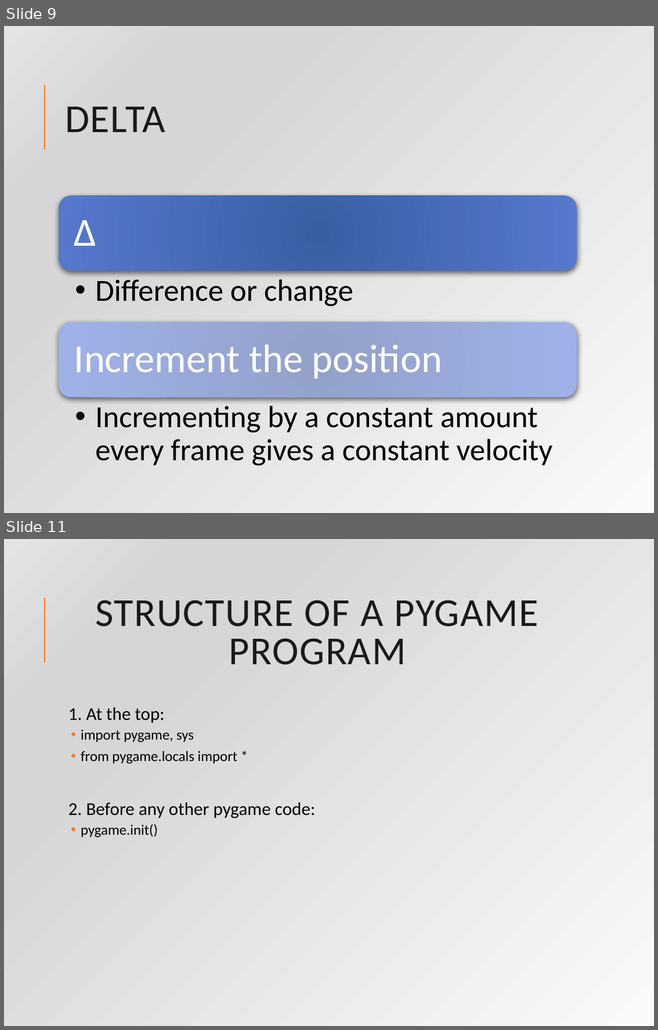
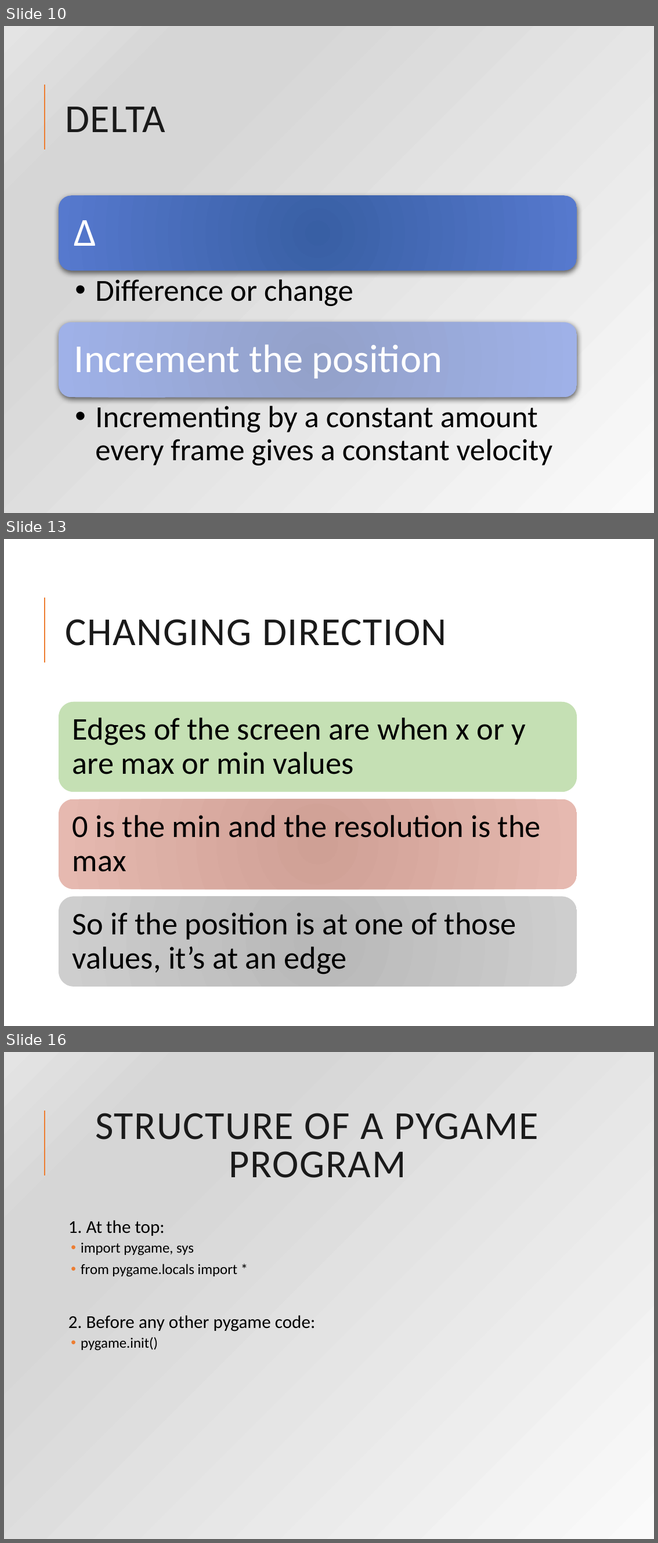
Before and after one commit to rsera/Junior-Knights, a slide deck: Python Day 10 Pygame 2.pptx. Shown one above the other, each under a label of ours: slides 9 and 11 before the commit, slides 10, 13 and 16 after it; the slides between them are not shown. The pictures are 658x1030 and 658x1543 pixels, drawn with LibreOffice and Linux fonts; fonts in the diff are those of the drawing. Boxes give left, top, right and bottom in pixels: in the first picture for what was removed or moved away, otherwise in the second. Text is boxed around its words. In the diff, an @@ line names an element or a change of style, - is before the commit and + after.

```diff
--- a/Python Day 10 Pygame 2.pptx
+++ b/Python Day 10 Pygame 2.pptx
@@ slide 13 added at box(4, 539, 654, 1026), background #FFFFFF; not listed: 1 template element that a slide beside it also shows @@
@@ title added at box(65, 619, 447, 646), 44 pt, text #1A1A1A @@
+CHANGING DIRECTION
@@ group added at box(59, 702, 576, 987): 3 rounded rectangles, 3 texts @@
+Edges of the screen are when x or y are max or min values
+0 is the min and the resolution is the max
+So if the position is at one of those values, it’s at an edge
@@ what was slide 9 is now slide 10 @@
@@ what was slide 11 is now slide 16 @@
```
Also in this commit, not shown: 5 other slides added, 1 slide removed, 3 other files.
